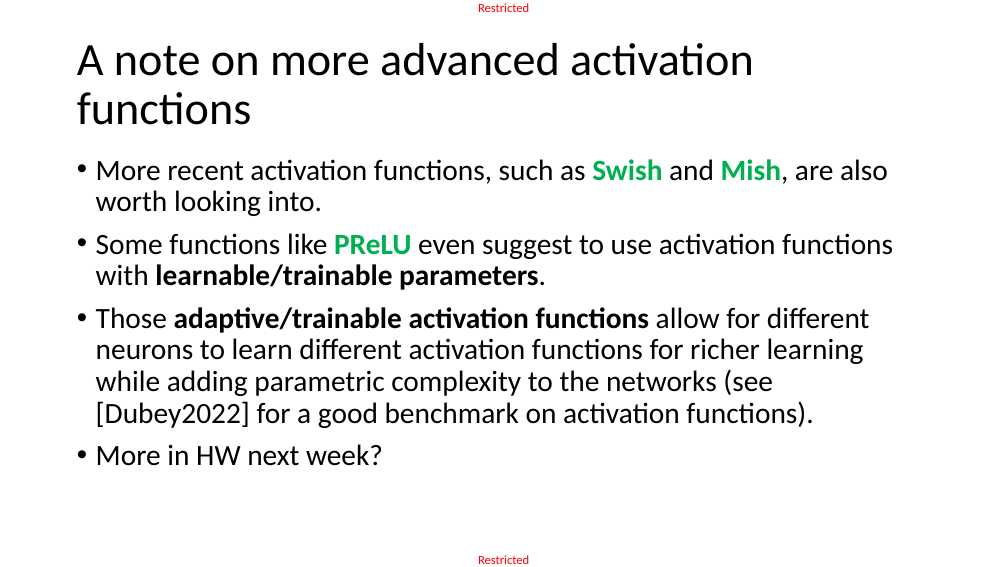
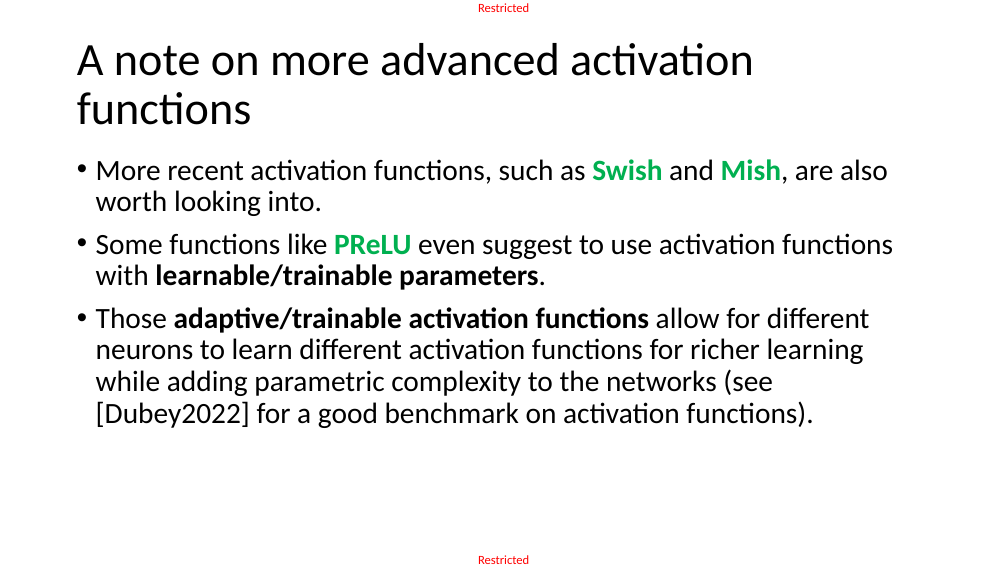
Before and after one commit to matthieudemari/SUTD_ACAD_DL-CV, a slide deck: slide 91 of Day 2 Part 1/D2P1.pptx. Drawn at 1008x567 pixels with LibreOffice and Linux fonts; fonts in the diff are those of the drawing. Boxes give left, top, right and bottom in pixels: in the first picture for what was removed or moved away, otherwise in the second. Text is boxed around its words. In the diff, an @@ line names an element or a change of style, - is before the commit and + after.

```diff
--- a/Day 2 Part 1/D2P1.pptx
+++ b/Day 2 Part 1/D2P1.pptx
@@ text at box(96, 444, 383, 466): paragraph removed @@
-• More in HW next week?
```
Also in this commit, not shown: 1 other slide changed, 19 other files.
